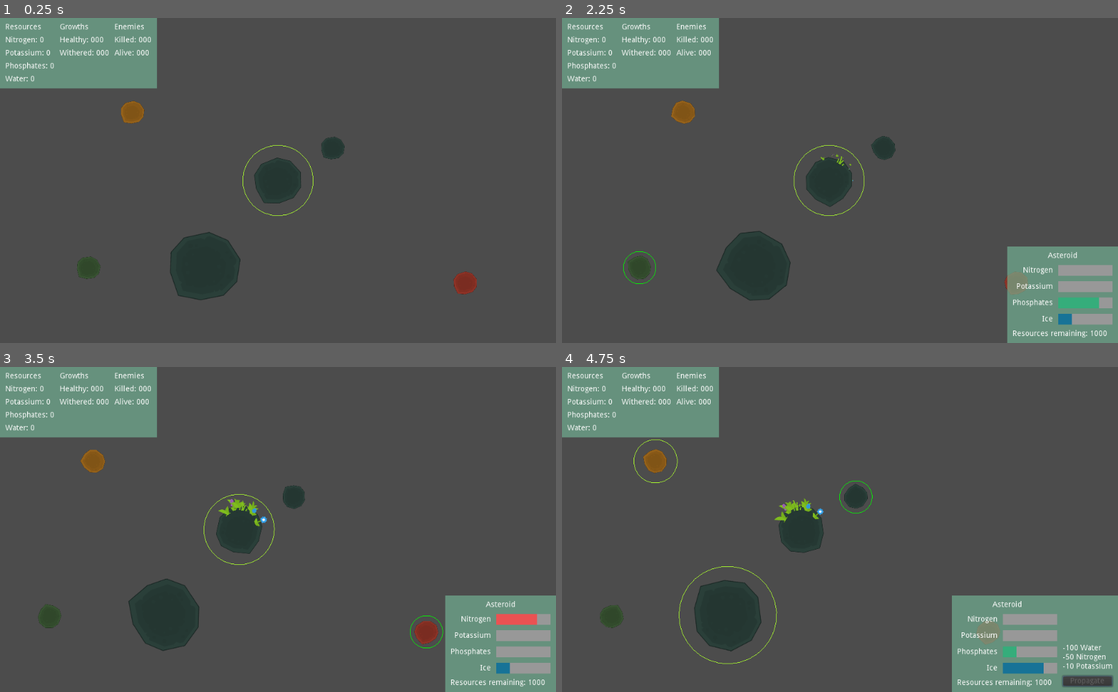
Above: before the commit, frames 1-4 (two rows, left to right).
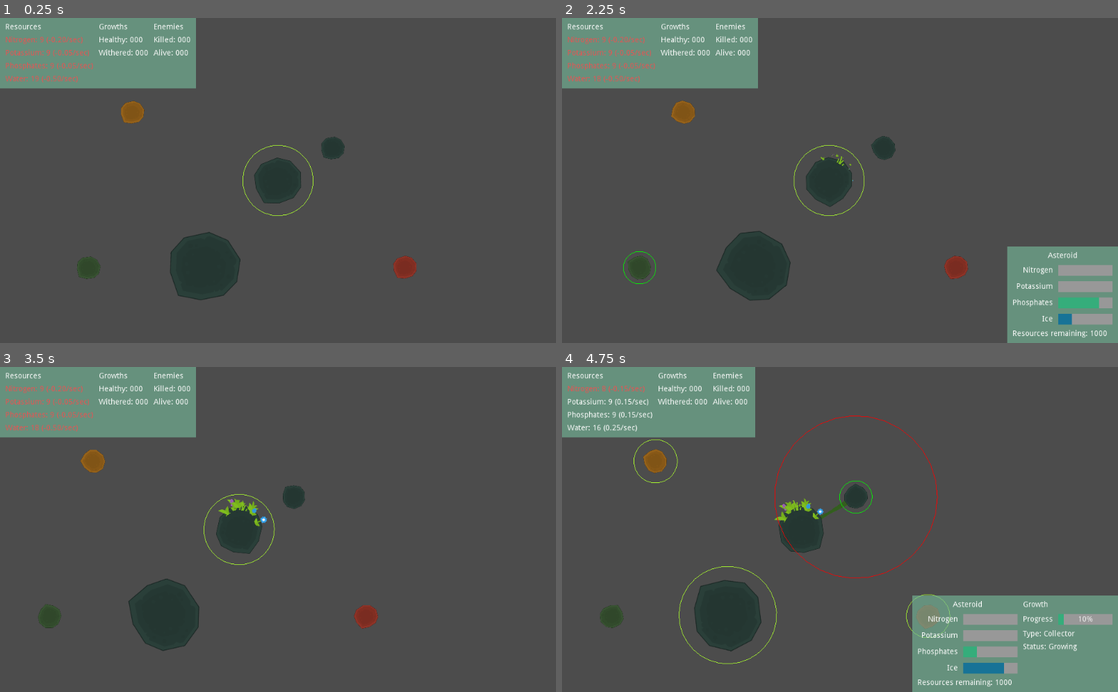
Above: after the commit, the same moments.

Repository: Bloodyaugust/kenney-jam-2022
Game: Godot game, scene res://main.tscn
The game is run twice, just before and just after one commit, with the same random seed, the same clock (stepped at 60 frames per second) and the same inputs.
Inputs (mouse positions are in pixels of both pictures, inside the frame that each line leads up to):
- Up to frame 1 (0.25 s): no input
- Up to frame 2 (2.25 s): tap Enter at 0.5 s; drag from (840, 180) to (695, 112) at 0.52 s; drag from (695, 112) to (840, 180) at 1.27 s; move the mouse to (650, 268) at 2.02 s; hold Right (ui_right) from 2.03 s (still down); click (650, 268) at 2.17 s
- Up to frame 3 (3.5 s): release Right (ui_right) at 2.75 s; drag from (428, 630) to (94, 461) at 2.77 s
- Up to frame 4 (4.75 s): drag from (856, 497) to (990, 630) at 3.52 s; click (1090, 682) at 4.25 s, where only the run after the commit has a clickable "Propagate"

The runs differ from the first frame. In frame 1, 2.9% of the frame differs, in the area x 1-86%, y 0-86%; in frame 2, 2.7%; in frame 3, 8.8%, in the area x 1-100%, y 0-100%; in frame 4, 7.9%.

Commit message:
Implement resource upkeep

Diff:
--- a/actors/Growth.gd
+++ b/actors/Growth.gd
@@ -31,6 +31,14 @@
  ]
 const FOLIAGE_SCALE: Vector2 = Vector2(0.4, 0.4)
 const FOLIAGE_SCALE_MODIFIER: Vector2 = Vector2(0.0005, 0.0005)
+const UPKEEP_COSTS: Dictionary = {
+  GROWTH_TYPES.COLLECTOR: {
+    "nitrogen": 0.2,
+    "potassium": 0.05,
+    "phosphates": 0.05,
+    "water": 0.5,
+  }
+}
 
 export var starting_asteroid: NodePath
 export(GROWTH_TYPES) var starting_type: int
@@ -43,6 +51,12 @@
 var _asteroid_data: AsteroidData
 var _foliage: Node2D
 var _growth_time: float
+var _last_resources_collected: Dictionary = {
+  "nitrogen": 0,
+  "potassium": 0,
+  "phosphates": 0,
+  "water": 0,
+}
 var _status: int = GROWTH_STATUSES.GROWING
 var _type: int
 
@@ -52,6 +66,14 @@
     "growth_progress": _growth_time / GROWTH_TIME,
     "status": GROWTH_STATUS_NAMES[_status],
     "type": GROWTH_TYPE_NAMES[_type]
+  }
+
+func get_growth_resources_net() -> Dictionary:
+  return {
+    "nitrogen": (_last_resources_collected.nitrogen * 60) - UPKEEP_COSTS[_type].nitrogen,
+    "potassium": (_last_resources_collected.potassium * 60) - UPKEEP_COSTS[_type].potassium,
+    "phosphates": (_last_resources_collected.phosphates * 60) - UPKEEP_COSTS[_type].phosphates,
+    "water": (_last_resources_collected.water * 60) - UPKEEP_COSTS[_type].water,
   }
 
 func _draw():
@@ -74,12 +96,18 @@
       _connection.width = CONNECTION_WIDTH - (sin((Time.get_ticks_msec() as float) / 512))
 
   if _type == GROWTH_TYPES.COLLECTOR && (_status == GROWTH_STATUSES.HEALTHY || _status == GROWTH_STATUSES.INFECTED):
-    var _collected_resources: Dictionary = asteroid.collect_resources(COLLECTION_RATE * delta)
+    _last_resources_collected = asteroid.collect_resources(COLLECTION_RATE * delta)
 
-    Store.resources.nitrogen += _collected_resources.nitrogen
-    Store.resources.potassium += _collected_resources.potassium
-    Store.resources.phosphates += _collected_resources.phosphates
-    Store.resources.water += _collected_resources.water
+    Store.resources.nitrogen += _last_resources_collected.nitrogen
+    Store.resources.potassium += _last_resources_collected.potassium
+    Store.resources.phosphates += _last_resources_collected.phosphates
+    Store.resources.water += _last_resources_collected.water
+
+  if _status != GROWTH_STATUSES.WITHERED:
+    Store.resources.nitrogen -= UPKEEP_COSTS[_type].nitrogen * delta
+    Store.resources.potassium -= UPKEEP_COSTS[_type].potassium * delta
+    Store.resources.phosphates -= UPKEEP_COSTS[_type].phosphates * delta
+    Store.resources.water -= UPKEEP_COSTS[_type].water * delta
 
   update()
 
--- a/main.tscn
+++ b/main.tscn
@@ -47,7 +47,7 @@
 data_resource = ExtResource( 4 )
 
 [node name="Asteroid5" parent="." instance=ExtResource( 1 )]
-position = Vector2( 345, 189 )
+position = Vector2( 234, 160 )
 data_resource = ExtResource( 6 )
 
 [node name="Asteroid2" parent="." instance=ExtResource( 1 )]
--- a/scripts/Store.gd
+++ b/scripts/Store.gd
@@ -6,10 +6,10 @@
 
 var selected_asteroid
 var resources: Dictionary = {
-  "nitrogen": 0,
-  "potassium": 0,
-  "phosphates": 0,
-  "water": 0,
+  "nitrogen": 10,
+  "potassium": 10,
+  "phosphates": 10,
+  "water": 20,
 }
 
 func _on_asteroid_selected(asteroid):
--- a/views/PlayerStatus.gd
+++ b/views/PlayerStatus.gd
@@ -6,7 +6,39 @@
 onready var _water: Label = $"%WaterCollected4"
 
 func _process(delta):
-  _nitrogen.text = "Nitrogen: %d" % Store.resources.nitrogen
-  _potassium.text = "Potassium: %d" % Store.resources.potassium
-  _phosphates.text = "Phosphates: %d" % Store.resources.phosphates
-  _water.text = "Water: %d" % Store.resources.water
+  var _net_resource_income: Dictionary = {
+    "nitrogen": 0,
+    "potassium": 0,
+    "phosphates": 0,
+    "water": 0,
+  }
+
+  for _growth in GrowthController.growths:
+    var _growth_net = _growth.get_growth_resources_net()
+
+    _net_resource_income.nitrogen += _growth_net.nitrogen
+    _net_resource_income.potassium += _growth_net.potassium
+    _net_resource_income.phosphates += _growth_net.phosphates
+    _net_resource_income.water += _growth_net.water
+
+  _nitrogen.text = "Nitrogen: %d (%.2f/sec)" % [Store.resources.nitrogen, _net_resource_income.nitrogen]
+  _potassium.text = "Potassium: %d (%.2f/sec)" % [Store.resources.potassium, _net_resource_income.potassium]
+  _phosphates.text = "Phosphates: %d (%.2f/sec)" % [Store.resources.phosphates, _net_resource_income.phosphates]
+  _water.text = "Water: %d (%.2f/sec)" % [Store.resources.water, _net_resource_income.water]
+
+  if _net_resource_income.nitrogen <= 0:
+    _nitrogen.modulate = Constants.COLOR_NITROGEN
+  else:
+    _nitrogen.modulate = Color.white
+  if _net_resource_income.potassium <= 0:
+    _potassium.modulate = Constants.COLOR_NITROGEN
+  else:
+    _potassium.modulate = Color.white
+  if _net_resource_income.phosphates <= 0:
+    _phosphates.modulate = Constants.COLOR_NITROGEN
+  else:
+    _phosphates.modulate = Color.white
+  if _net_resource_income.water <= 0:
+    _water.modulate = Constants.COLOR_NITROGEN
+  else:
+    _water.modulate = Color.white
Binary file added: media/end-of-jam-1.png
Not shown, added: media/end-of-jam-1.png.import
